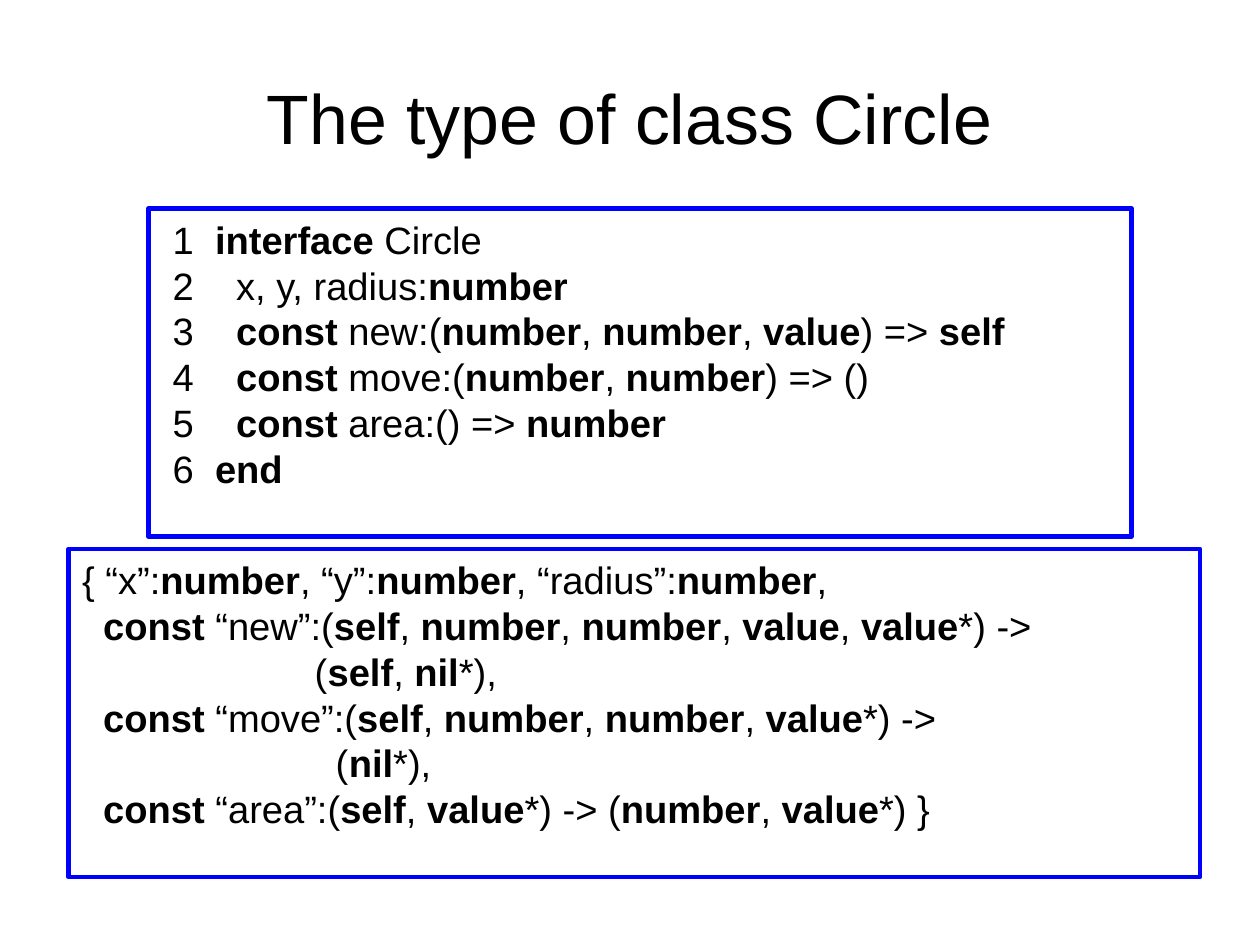
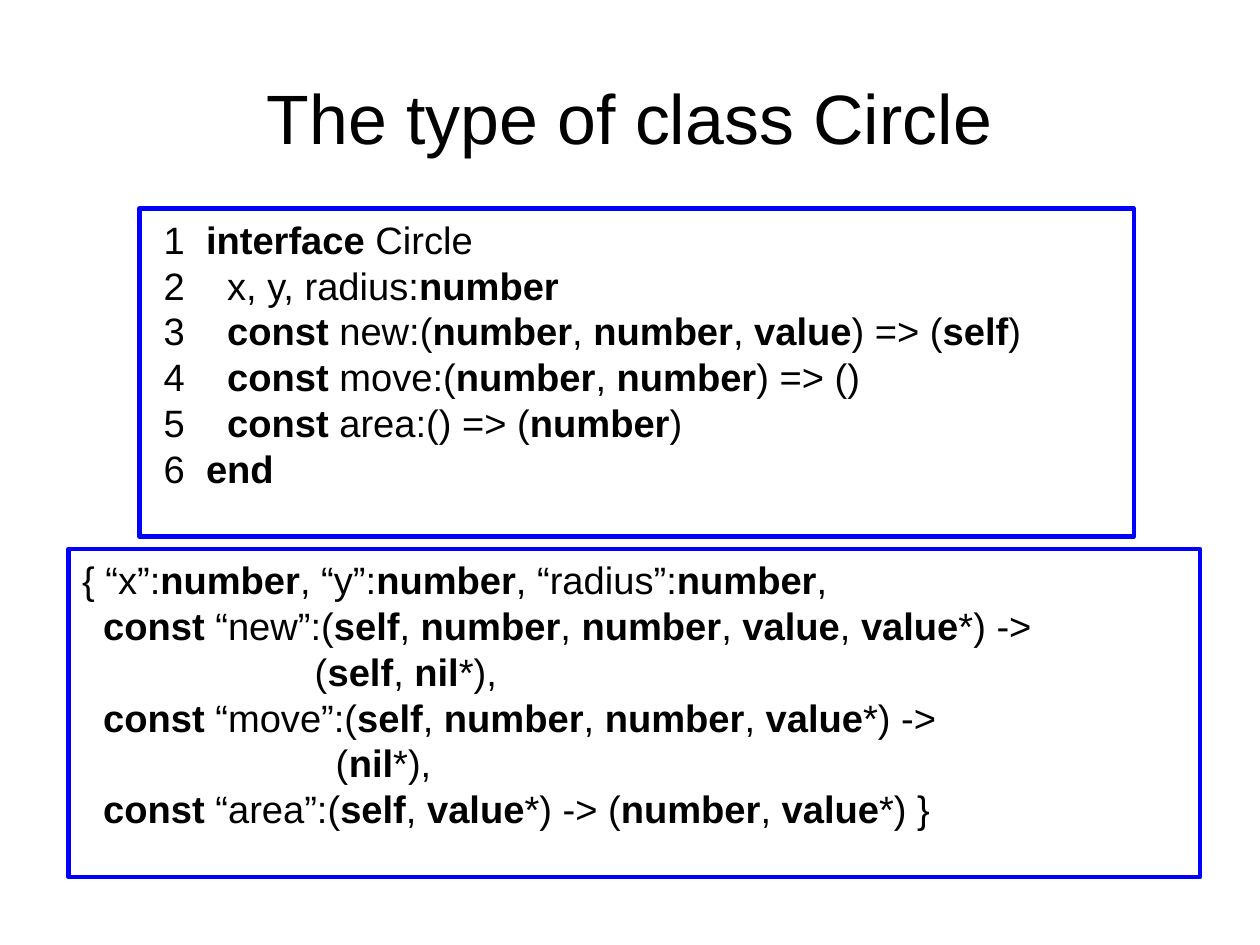
Before and after one commit to andremm/typedlua, a slide deck: slide 33 of doc/slides/dyla2014.odp. Drawn at 1260x945 pixels with LibreOffice and Linux fonts; fonts in the diff are those of the drawing. Boxes give left, top, right and bottom in pixels: in the first picture for what was removed or moved away, otherwise in the second. Text is boxed around its words. In the diff, an @@ line names an element or a change of style, - is before the commit and + after.

```diff
--- a/doc/slides/dyla2014.odp
+++ b/doc/slides/dyla2014.odp
@@ rectangle "1 interface Circle" resized from (x1=149, y1=208, x2=1132, y2=536) to (x1=139, y1=208, x2=1134, y2=536) @@
@@ text in rectangle at (x1=164, y1=317, x2=1021, y2=353): text changed @@
-3 const new:(number, number, value) => self
+3 const new:(number, number, value) => (self)
@@ text in rectangle at (x1=164, y1=409, x2=682, y2=445): text changed; bold off @@
-5 const area:() => number
+5 const area:() => (number)
```
Also in this commit, not shown: 4 other slides changed.
